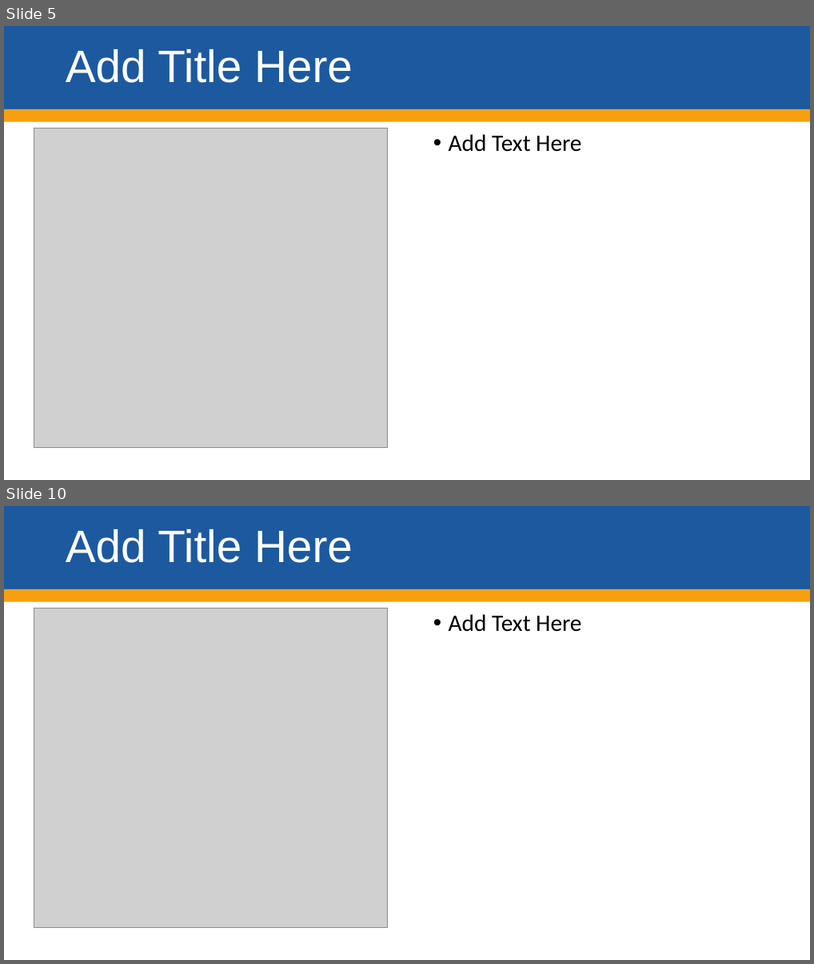
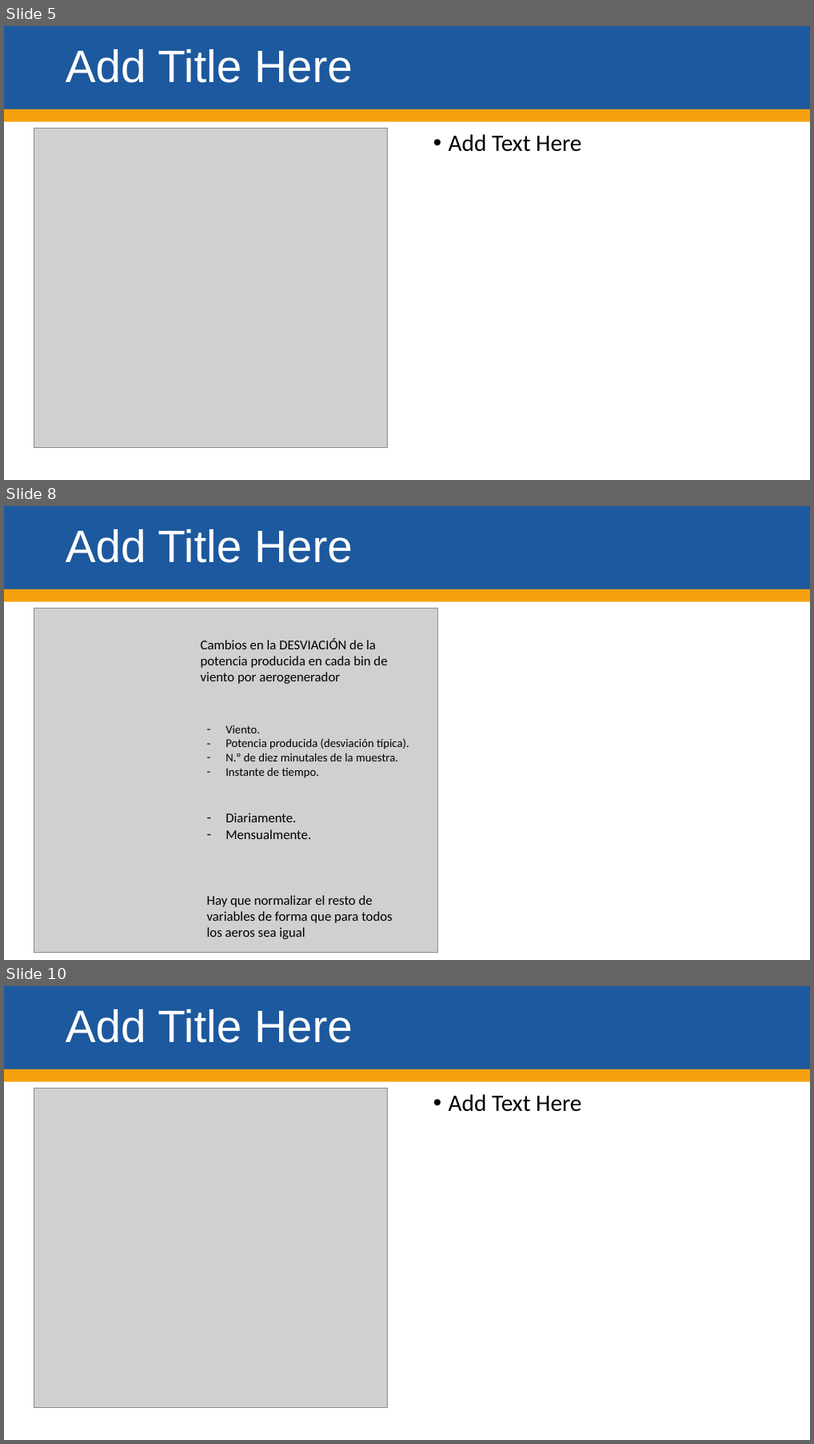
Before and after one commit to kikejosan/EolicSimulatorCEP, a slide deck: docs/enunciado-de-patrones.pptx. Shown one above the other, each under a label of ours: slides 5 and 10 before the commit, slides 5, 8 and 10 after it; the slides between them are not shown. The pictures are 814x964 and 814x1444 pixels, drawn with LibreOffice and Linux fonts; fonts in the diff are those of the drawing; grey boxes stand for pictures; background and template pictures are left out. Boxes give left, top, right and bottom in pixels: in the first picture for what was removed or moved away, otherwise in the second. Text is boxed around its words. In the diff, an @@ line names an element or a change of style, - is before the commit and + after.

```diff
--- a/docs/enunciado-de-patrones.pptx
+++ b/docs/enunciado-de-patrones.pptx
@@ slide 8 added at (x1=4, y1=506, x2=810, y2=960), background #FFFFFF; not listed: 2 template elements that a slide beside it also shows @@
@@ title added at (x1=66, y1=529, x2=353, y2=563), 54 pt, text #FFFFFF @@
+Add Title Here
@@ picture added at (x1=34, y1=608, x2=387, y2=927) @@
@@ picture added at (x1=34, y1=608, x2=438, y2=952) @@
@@ text added at (x1=201, y1=638, x2=387, y2=684), 16 pt, text #000000 @@
+Cambios en la DESVIACIÓN de la potencia producida en cada bin de viento por aerogenerador
@@ text added at (x1=226, y1=725, x2=410, y2=778), 14 pt, text #000000 @@
+– Viento.
+– Potencia producida (desviación típica).
+– N.º de diez minutales de la muestra.
+– Instante de tiempo.
@@ text added at (x1=226, y1=812, x2=311, y2=839), 16 pt, text #000000 @@
+– Diariamente.
+– Mensualmente.
@@ text added at (x1=207, y1=895, x2=392, y2=939), 16 pt, text #000000 @@
+Hay que normalizar el resto de variables de forma que para todos los aeros sea igual
```
Also in this commit, not shown: 1 slide changed, 2 other slides added, 3 slides removed, 33 other files.
